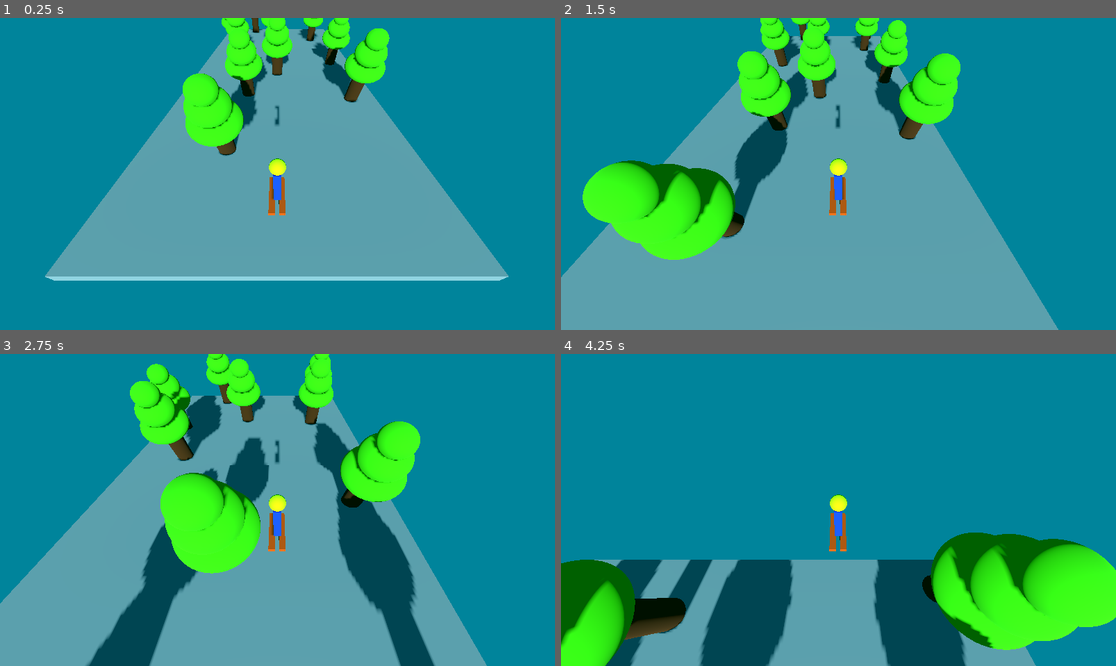
Above: before the commit, frames 1-4 (two rows, left to right).
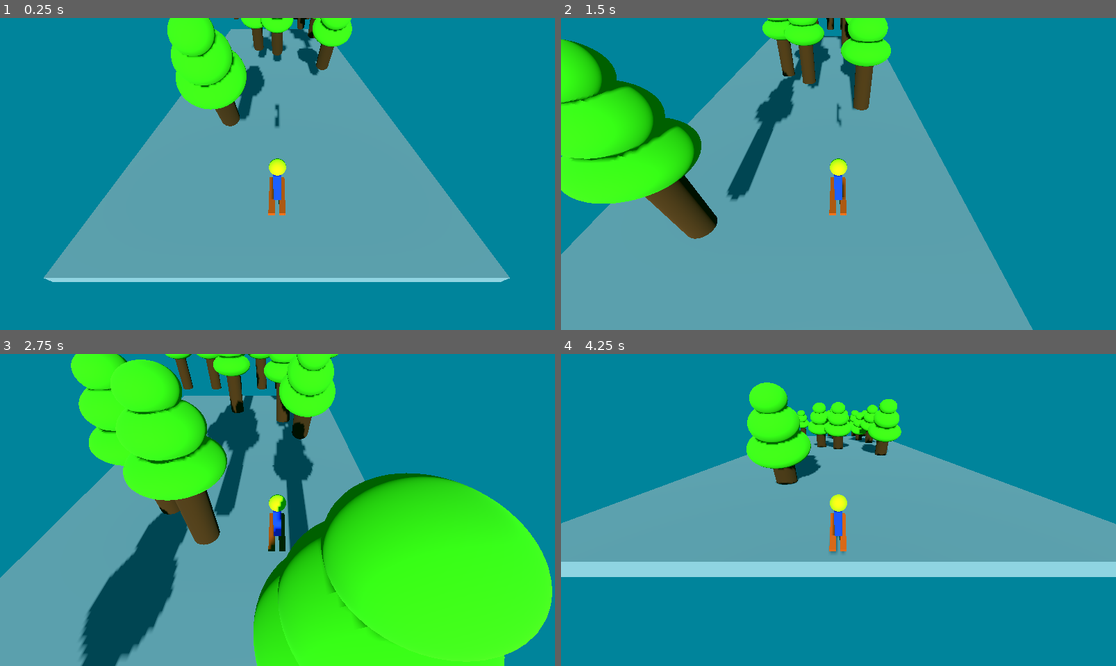
Above: after the commit, the same moments.

Repository: PaulMFleming/classic_games
Game: Godot game, scene res://Collision/Collision.tscn
The game is run twice, just before and just after one commit, with the same random seed, the same clock (stepped at 60 frames per second) and the same inputs. Before the commit the project has no main scene; this scene is started directly in both runs.
Inputs (mouse positions are in pixels of both pictures, inside the frame that each line leads up to):
- Up to frame 1 (0.25 s): no input
- Up to frame 2 (1.5 s): move the mouse to (960, 158) at 0.52 s; hold Right 0.53-1.28 s; click (960, 158) at 0.67 s; move the mouse to (727, 189) at 1.27 s; hold Left from 1.28 s (still down)
- Up to frame 3 (2.75 s): move the mouse to (333, 441) at 2.02 s; release Left at 2.03 s; hold Right from 2.03 s (still down)
- Up to frame 4 (4.25 s): move the mouse to (810, 572) at 2.77 s; click (810, 572) at 2.92 s; move the mouse to (1005, 556) at 3.52 s; release Right at 3.53 s; hold Left from 3.53 s (still down)

The runs differ from the first frame. In frame 1, 8.7% of the frame differs, in the area x 7-92%, y 0-85%; in frame 2, 25%; in frame 3, 51%; in frame 4, 63%, in the area x 0-100%, y 9-100%.

Commit message:
fix trees to RigidBody3d and fix collision

Diff:
--- a/godot/four_mini_projects/Collision/Collision.tscn
+++ b/godot/four_mini_projects/Collision/Collision.tscn
@@ -26,7 +26,7 @@
 albedo_color = Color(1, 0.301961, 0, 1)
 
 [sub_resource type="BoxShape3D" id="BoxShape3D_omat7"]
-size = Vector3(0.25885, 0.725582, 0.758789)
+size = Vector3(0.25885, 0.543943, 0.758789)
 
 [sub_resource type="Environment" id="Environment_oig8p"]
 background_mode = 1
@@ -35,19 +35,21 @@
 [node name="Main" type="Node3D"]
 
 [node name="Ground" type="StaticBody3D" parent="."]
-transform = Transform3D(12, 0, 0, 0, 0.278546, 11.141, 0, -0.11141, 27.8546, 0, 0, 0)
+transform = Transform3D(12, 0, 0, 0, 0.278546, 11.141, 0, -0.11141, 27.8546, 0, 5.99887, 0)
 
 [node name="MeshInstance3D" type="MeshInstance3D" parent="Ground"]
 transform = Transform3D(1, 0, 0, 0, 1, 0, 0, 0, 1, 0, 4.64677, 0)
 mesh = SubResource("BoxMesh_wj1a0")
 
 [node name="CollisionShape3D" type="CollisionShape3D" parent="Ground"]
-transform = Transform3D(30, 0, 0, 0, 30, 0, 0, 0, 30, 0, 0, 0)
+transform = Transform3D(30, 0, 0, 0, 30, -0.0020752, 0, 2.23517e-08, 30, 0, 0, 0)
 shape = SubResource("BoxShape3D_yd2h3")
 
 [node name="Player" type="RigidBody3D" parent="."]
-transform = Transform3D(1, 0, 0, 0, 1, 0, 0, 0, 1, 0.0197513, 6.43409, 12.8898)
+transform = Transform3D(1, 0, 0, 0, 1, 0, 0, 0, 1, 0.0197513, 12.433, 12.8898)
 physics_material_override = SubResource("PhysicsMaterial_qaa0f")
+contact_monitor = true
+max_contacts_reported = 3
 script = ExtResource("1_23r6t")
 
 [node name="Body" type="MeshInstance3D" parent="Player"]
@@ -71,7 +73,7 @@
 surface_material_override/0 = SubResource("StandardMaterial3D_rff1v")
 
 [node name="CollisionShape3D" type="CollisionShape3D" parent="Player"]
-transform = Transform3D(1, 0, 0, 0, 1, 0, 0, 0, 1, -0.0027771, 1.13361, 0.0197754)
+transform = Transform3D(1, 0, 0, 0, 1, 0, 0, 0, 1, -0.0027771, 1.04279, 0.0197754)
 shape = SubResource("BoxShape3D_omat7")
 
 [node name="Camera3D" type="Camera3D" parent="Player"]
@@ -79,40 +81,56 @@
 current = true
 
 [node name="DirectionalLight3D" type="DirectionalLight3D" parent="."]
-transform = Transform3D(1, 0, 0, 0, 0.735092, 0.677967, 0, -0.677967, 0.735092, -0.0300677, 15.3964, 14.7864)
+transform = Transform3D(1, 0, 0, 0, 0.735092, 0.677967, 0, -0.677967, 0.735092, -0.0300677, 21.3953, 14.7864)
 shadow_enabled = true
 
 [node name="WorldEnvironment" type="WorldEnvironment" parent="."]
 environment = SubResource("Environment_oig8p")
 
 [node name="Tree" parent="." instance=ExtResource("2_qqh0v")]
+transform = Transform3D(1, 0, 0, 0, 1, 0, 0, 0, 1, 0, 6.9333, 0)
+
+[node name="Tree5" parent="." instance=ExtResource("2_qqh0v")]
+transform = Transform3D(1, 0, 0, 0, 1, 0, 0, 0, 1, -5.05553, 1.59908, -13.7563)
+
+[node name="Tree6" parent="." instance=ExtResource("2_qqh0v")]
+transform = Transform3D(1, 0, 0, 0, 1, 0, 0, 0, 1, -2.81756, 1.59908, -13.7563)
+
+[node name="Tree7" parent="." instance=ExtResource("2_qqh0v")]
+transform = Transform3D(1, 0, 0, 0, 1, 0, 0, 0, 1, -1.15946, 1.59908, -13.7563)
+
+[node name="Tree8" parent="." instance=ExtResource("2_qqh0v")]
+transform = Transform3D(1, 0, 0, 0, 1, 0, 0, 0, 1, 0.824389, 1.59908, -13.7563)
+
+[node name="Tree9" parent="." instance=ExtResource("2_qqh0v")]
+transform = Transform3D(1, 0, 0, 0, 1, 0, 0, 0, 1, 2.26925, 1.59908, -13.7563)
+
+[node name="Tree10" parent="." instance=ExtResource("2_qqh0v")]
+transform = Transform3D(1, 0, 0, 0, 1, 0, 0, 0, 1, 3.68264, 1.59908, -13.7563)
+
+[node name="Tree11" parent="." instance=ExtResource("2_qqh0v")]
+transform = Transform3D(1, 0, 0, 0, 1, 0, 0, 0, 1, 4.84246, 1.59908, -13.7563)
+
+[node name="Tree12" parent="." instance=ExtResource("2_qqh0v")]
+transform = Transform3D(1, 0, 0, 0, 1, 0, 0, 0, 1, 5.6089, 1.24945, -13.7563)
+
+[node name="Tree13" parent="." instance=ExtResource("2_qqh0v")]
+transform = Transform3D(1, 0, 0, 0, 1, 0, 0, 0, 1, -0.437876, 3.52706, -9.23274)
+
+[node name="Tree14" parent="." instance=ExtResource("2_qqh0v")]
+transform = Transform3D(1, 0, 0, 0, 1, 0, 0, 0, 1, 2.3807, 3.52706, -7.60072)
+
+[node name="Tree15" parent="." instance=ExtResource("2_qqh0v")]
+transform = Transform3D(1, 0, 0, 0, 1, 0, 0, 0, 1, -1.42214, 6.53485, -1.16846)
 
 [node name="Tree2" parent="." instance=ExtResource("2_qqh0v")]
-transform = Transform3D(1, 0, 0, 0, 1, 0, 0, 0, 1, -1.79274, 0.705643, 3.29776)
-
-[node name="Tree8" parent="." instance=ExtResource("2_qqh0v")]
-transform = Transform3D(1, 0, 0, 0, 1, 0, 0, 0, 1, -0.640005, -4.57568, -9.7472)
-
-[node name="Tree9" parent="." instance=ExtResource("2_qqh0v")]
-transform = Transform3D(1, 0, 0, 0, 1, 0, 0, 0, 1, -2.62344, -5.62183, -13.048)
-
-[node name="Tree11" parent="." instance=ExtResource("2_qqh0v")]
-transform = Transform3D(1, 0, 0, 0, 1, 0, 0, 0, 1, 4.39061, -6.06849, -13.6592)
-
-[node name="Tree10" parent="." instance=ExtResource("2_qqh0v")]
-transform = Transform3D(1, 0, 0, 0, 1, 0, 0, 0, 1, -4.47247, -4.11342, -8.5689)
+transform = Transform3D(1, 0, 0, 0, 1, 0, 0, 0, 1, 2.80733, 8.00376, 2.89852)
 
 [node name="Tree3" parent="." instance=ExtResource("2_qqh0v")]
-transform = Transform3D(1, 0, 0, 0, 1, 0, 0, 0, 1, -3.40271, -2.68039, -5.30001)
+transform = Transform3D(1, 0, 0, 0, 1, 0, 0, 0, 1, -1.86707, 10.2392, 9.00522)
 
 [node name="Tree4" parent="." instance=ExtResource("2_qqh0v")]
-transform = Transform3D(1, 0, 0, 0, 1, 0, 0, 0, 1, 3.61401, -4.35102, -9.35604)
+transform = Transform3D(1, 0, 0, 0, 1, 0, 0, 0, 1, 3.12717, 5.2365, -4.62507)
+gravity_scale = 0.0
 
-[node name="Tree5" parent="." instance=ExtResource("2_qqh0v")]
-transform = Transform3D(1, 0, 0, 0, 1, 0, 0, 0, 1, -2.17141, 2.66427, 8.47185)
-
-[node name="Tree6" parent="." instance=ExtResource("2_qqh0v")]
-transform = Transform3D(1, 0, 0, 0, 1, 0, 0, 0, 1, 4.44987, 1.0894, 3.93331)
-
-[node name="Tree7" parent="." instance=ExtResource("2_qqh0v")]
-transform = Transform3D(1, 0, 0, 0, 1, 0, 0, 0, 1, 4.34178, -1.46378, -2.09873)
+[connection signal="body_entered" from="Player" to="Player" method="_on_body_entered"]
--- a/godot/four_mini_projects/Collision/PlayerMovement.gd
+++ b/godot/four_mini_projects/Collision/PlayerMovement.gd
@@ -1,9 +1,14 @@
 extends RigidBody3D
 
-@export var move_speed : float = 2.0
+@export var move_speed : float = 3.0
 
 func _physics_process(delta):
 	if Input.is_key_pressed(KEY_LEFT):
 		linear_velocity.x = -move_speed
 	if Input.is_key_pressed(KEY_RIGHT):
 		linear_velocity.x = move_speed
+
+
+func _on_body_entered(body):
+	if body.is_in_group("Tree"):
+		get_tree().reload_current_scene.call_deferred()
--- a/godot/four_mini_projects/Collision/Tree.tscn
+++ b/godot/four_mini_projects/Collision/Tree.tscn
@@ -1,41 +1,40 @@
-[gd_scene load_steps=6 format=3 uid="uid://b48ula7wdwnep"]
+[gd_scene load_steps=6 format=3 uid="uid://dm3lekbr3vs2x"]
 
 [sub_resource type="StandardMaterial3D" id="StandardMaterial3D_rjaog"]
 albedo_color = Color(0.317647, 0.164706, 0, 1)
 
-[sub_resource type="CylinderMesh" id="CylinderMesh_6m0p3"]
+[sub_resource type="CylinderMesh" id="CylinderMesh_lcjxl"]
 material = SubResource("StandardMaterial3D_rjaog")
 
-[sub_resource type="SphereMesh" id="SphereMesh_o3oi8"]
+[sub_resource type="SphereMesh" id="SphereMesh_5ujiy"]
 
-[sub_resource type="StandardMaterial3D" id="StandardMaterial3D_orr65"]
+[sub_resource type="StandardMaterial3D" id="StandardMaterial3D_oeauq"]
 albedo_color = Color(0.238703, 0.744333, 0, 1)
 
-[sub_resource type="CylinderShape3D" id="CylinderShape3D_3uhna"]
+[sub_resource type="CylinderShape3D" id="CylinderShape3D_bkwsl"]
 radius = 0.379084
 
-[node name="Tree" type="StaticBody3D" groups=["Tree"]]
-transform = Transform3D(1, 0, 0, 0, 1, 0, 0, 0, 1, 0, -0.531589, 0)
+[node name="Tree" type="RigidBody3D" groups=["Tree"]]
 
 [node name="Trunk" type="MeshInstance3D" parent="."]
-transform = Transform3D(0.75, 0, 0, 0, 1, 0, 0, 0, 0.75, 0, 3.13176, 0)
-mesh = SubResource("CylinderMesh_6m0p3")
+transform = Transform3D(0.75, 0, 0, 0, 1, 0, 0, 0, 0.75, 0, 1.01325, 0)
+mesh = SubResource("CylinderMesh_lcjxl")
 
 [node name="Leaves" type="MeshInstance3D" parent="."]
-transform = Transform3D(2, 0, 0, 0, 1, 0, 0, 0, 2, 0, 4.37104, 0)
-mesh = SubResource("SphereMesh_o3oi8")
-surface_material_override/0 = SubResource("StandardMaterial3D_orr65")
+transform = Transform3D(2, 0, 0, 0, 1, 0, 0, 0, 2, 0, 2.40914, 0)
+mesh = SubResource("SphereMesh_5ujiy")
+surface_material_override/0 = SubResource("StandardMaterial3D_oeauq")
 
 [node name="Leaves2" type="MeshInstance3D" parent="."]
-transform = Transform3D(1.5, 0, 0, 0, 1, 0, 0, 0, 1.5, 0.00149655, 5.10828, -0.00274372)
-mesh = SubResource("SphereMesh_o3oi8")
-surface_material_override/0 = SubResource("StandardMaterial3D_orr65")
+transform = Transform3D(1.5, 0, 0, 0, 1, 0, 0, 0, 1.5, 0.00149655, 3.14638, -0.00274372)
+mesh = SubResource("SphereMesh_5ujiy")
+surface_material_override/0 = SubResource("StandardMaterial3D_oeauq")
 
 [node name="Leaves3" type="MeshInstance3D" parent="."]
-transform = Transform3D(1, 0, 0, 0, 0.75, 0, 0, 0, 1, 0, 5.75957, 0)
-mesh = SubResource("SphereMesh_o3oi8")
-surface_material_override/0 = SubResource("StandardMaterial3D_orr65")
+transform = Transform3D(1, 0, 0, 0, 0.75, 0, 0, 0, 1, 0, 3.79767, 0)
+mesh = SubResource("SphereMesh_5ujiy")
+surface_material_override/0 = SubResource("StandardMaterial3D_oeauq")
 
 [node name="CollisionShape3D" type="CollisionShape3D" parent="."]
-transform = Transform3D(1, 0, 0, 0, 1, 0, 0, 0, 1, 0, 3.10631, 0.00970033)
-shape = SubResource("CylinderShape3D_3uhna")
+transform = Transform3D(1, 0, 0, 0, 1, 0, 0, 0, 1, 0.00121692, 3.10631, 0.00755838)
+shape = SubResource("CylinderShape3D_bkwsl")
--- /dev/null
+++ b/godot/four_mini_projects/Collision/brokenTree.tscn
@@ -0,0 +1,41 @@
+[gd_scene load_steps=6 format=3 uid="uid://b48ula7wdwnep"]
+
+[sub_resource type="StandardMaterial3D" id="StandardMaterial3D_a446i"]
+albedo_color = Color(0.317647, 0.164706, 0, 1)
+
+[sub_resource type="CylinderMesh" id="CylinderMesh_6m0p3"]
+material = SubResource("StandardMaterial3D_a446i")
+
+[sub_resource type="SphereMesh" id="SphereMesh_o3oi8"]
+
+[sub_resource type="StandardMaterial3D" id="StandardMaterial3D_orr65"]
+albedo_color = Color(0.238703, 0.744333, 0, 1)
+
+[sub_resource type="CylinderShape3D" id="CylinderShape3D_3uhna"]
+radius = 0.379084
+
+[node name="Tree" type="StaticBody3D" groups=["Tree"]]
+transform = Transform3D(1, 0, 0, 0, 1, 0, 0, 0, 1, 0, -0.531589, 0)
+
+[node name="Trunk" type="MeshInstance3D" parent="."]
+transform = Transform3D(0.75, 0, 0, 0, 1, 0, 0, 0, 0.75, 0, 3.13176, 0)
+mesh = SubResource("CylinderMesh_6m0p3")
+
+[node name="Leaves" type="MeshInstance3D" parent="."]
+transform = Transform3D(2, 0, 0, 0, 1, 0, 0, 0, 2, 0, 4.37104, 0)
+mesh = SubResource("SphereMesh_o3oi8")
+surface_material_override/0 = SubResource("StandardMaterial3D_orr65")
+
+[node name="Leaves2" type="MeshInstance3D" parent="."]
+transform = Transform3D(1.5, 0, 0, 0, 1, 0, 0, 0, 1.5, 0.00149655, 5.10828, -0.00274372)
+mesh = SubResource("SphereMesh_o3oi8")
+surface_material_override/0 = SubResource("StandardMaterial3D_orr65")
+
+[node name="Leaves3" type="MeshInstance3D" parent="."]
+transform = Transform3D(1, 0, 0, 0, 0.75, 0, 0, 0, 1, 0, 5.75957, 0)
+mesh = SubResource("SphereMesh_o3oi8")
+surface_material_override/0 = SubResource("StandardMaterial3D_orr65")
+
+[node name="CollisionShape3D" type="CollisionShape3D" parent="."]
+transform = Transform3D(1, 0, 0, 0, 1, 0, 0, 0, 1, 0.00121692, 3.10631, 0.00755838)
+shape = SubResource("CylinderShape3D_3uhna")
--- a/godot/four_mini_projects/project.godot
+++ b/godot/four_mini_projects/project.godot
@@ -11,6 +11,7 @@
 [application]
 
 config/name="Four Mini Projects"
+run/main_scene="res://Collision/Collision.tscn"
 config/features=PackedStringArray("4.3", "Forward Plus")
 config/icon="res://icon.svg"
 
Not shown: 1 places in godot/four_mini_projects/Collision/Collision.tscn that only renumber resources
Not shown, changed: godot/four_mini_projects/README.md
